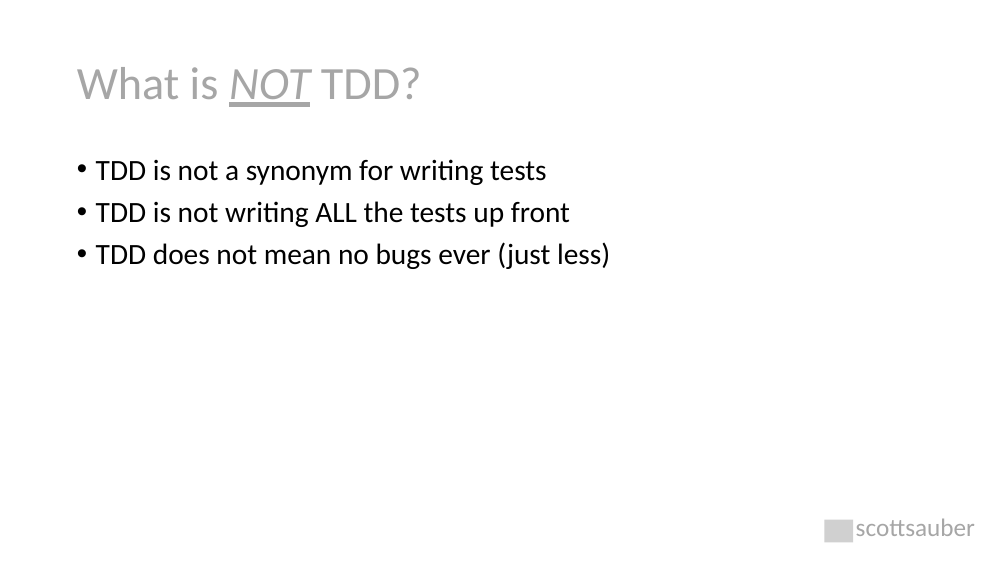
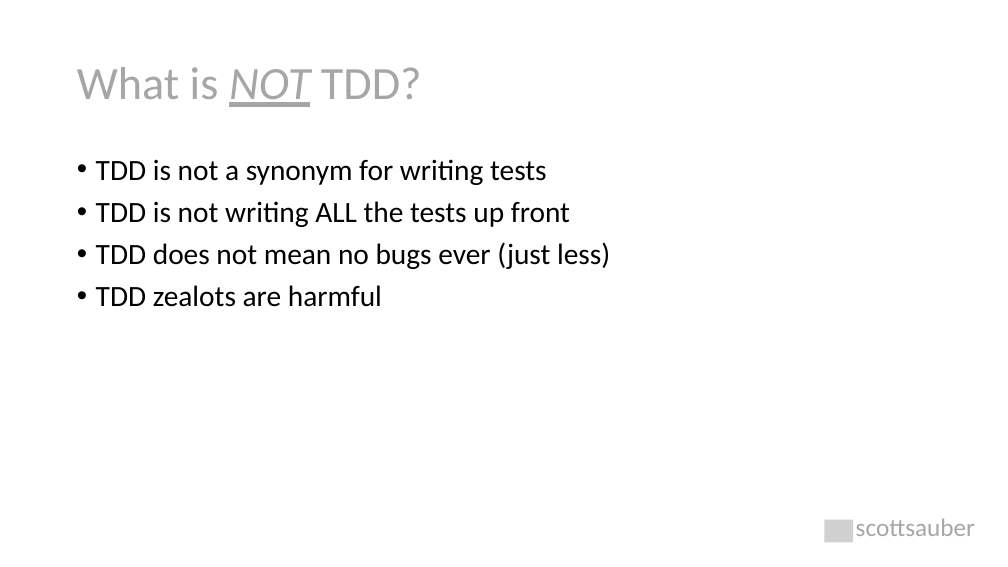
Before and after one commit to scottsauber/talks, a slide deck: slide 10 of 2023-06-22-KCDC-TDDForFrontends/TDD with React.pptx. Drawn at 1008x567 pixels with LibreOffice and Linux fonts; fonts in the diff are those of the drawing; grey boxes stand for pictures. Boxes give left, top, right and bottom in pixels: in the first picture for what was removed or moved away, otherwise in the second. Text is boxed around its words. In the diff, an @@ line names an element or a change of style, - is before the commit and + after.

```diff
--- a/2023-06-22-KCDC-TDDForFrontends/TDD with React.pptx
+++ b/2023-06-22-KCDC-TDDForFrontends/TDD with React.pptx
@@ text at (96,285,382,307): paragraph added @@
+• TDD zealots are harmful
```
Also in this commit, not shown: 3 other slides changed, 3 other files.
